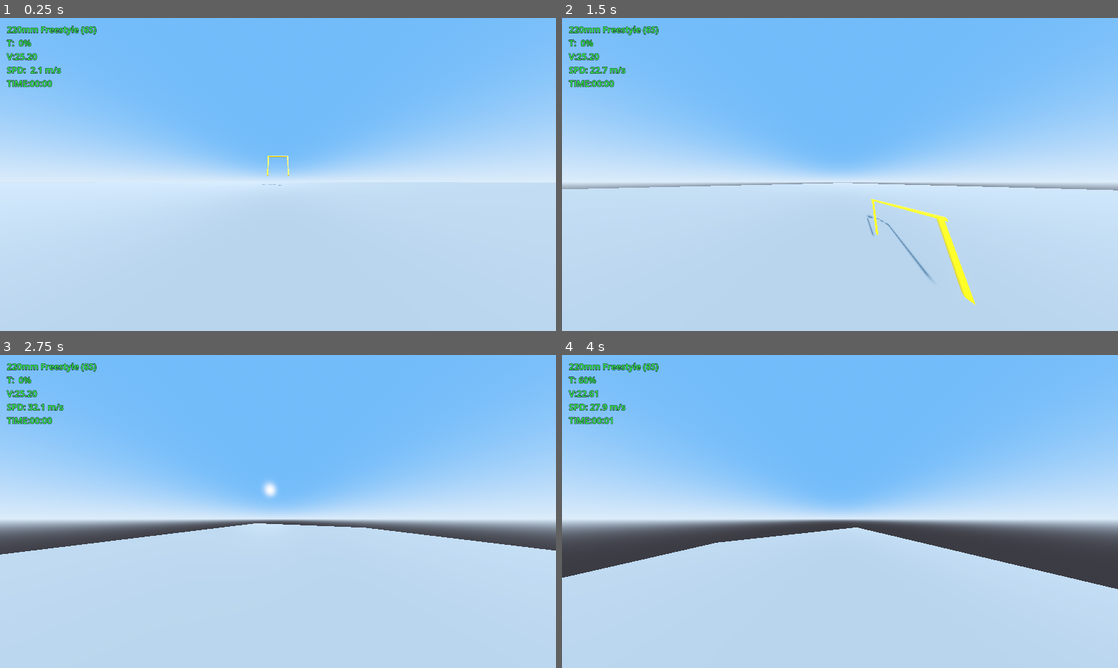
Above: before the commit, frames 1-4 (two rows, left to right).
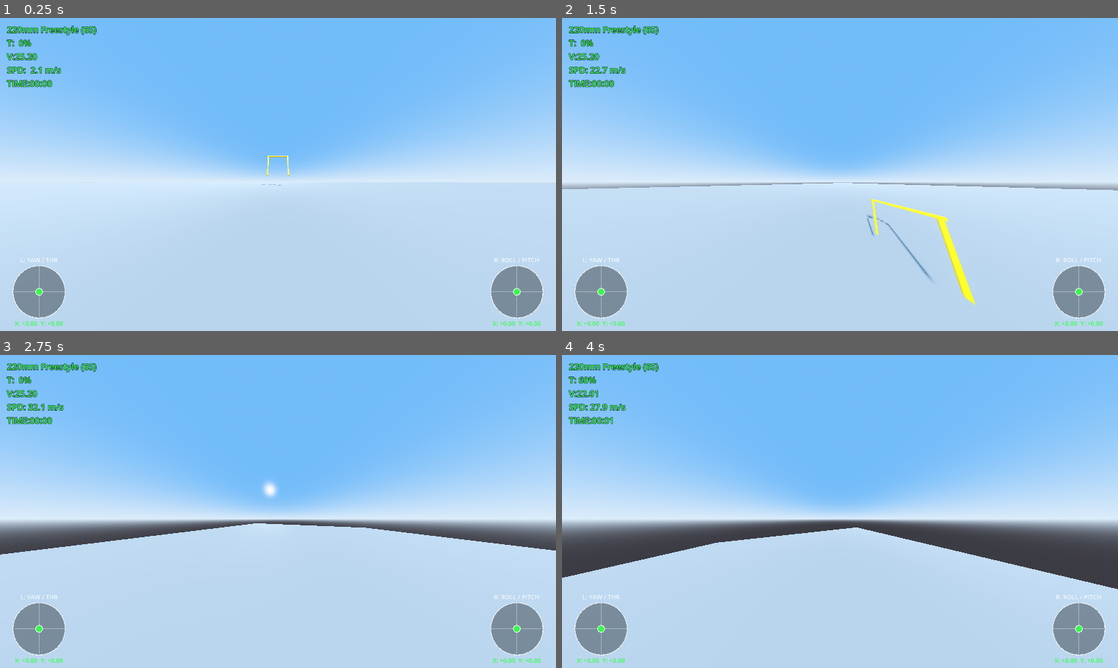
Above: after the commit, the same moments.

Repository: ocki45/fly-sim
Game: Godot game, scene res://scenes/main.tscn
Same seed, same stepped clock (60 frames per second), same inputs: the game is played once before the commit and once after it.
Inputs:
- Up to frame 1 (0.25 s): no input
- Up to frame 2 (1.5 s): hold D 0.53-1.28 s; hold S from 1.28 s (still down)
- Up to frame 3 (2.75 s): release S at 2.03 s; hold D from 2.03 s (still down)
- Up to frame 4 (4 s): release D at 2.78 s; hold W 2.78-3.53 s; hold A from 3.53 s (still down)

The runs differ from the first frame. In frame 1, 2.7% of the frame differs, in the area x 2-98%, y 76-99%; in frame 2, 2.7%; in frame 3, 2.7%; in frame 4, 2.7%.
Error before the commit: Parse Error: Identifier "JOY_AXIS_0" not declared in the current scope. (res://scripts/ui/stick_overlay.gd:22)

Commit message:
Fix Godot 4 joystick axis type errors in input and overlay scripts
- Replace non-existent JOY_AXIS_0/1/2/3 constants with explicit int values (0-3) in stick_overlay.gd to resolve parse errors regarding undefined identifiers and constant expressions.
- Add `as JoyAxis` type casting for all Input.get_joy_axis() calls in both stick_overlay.gd and input_handler.gd to satisfy Godot 4's strict typing requirements for the JoyAxis enum parameter.
- Update axis mapping comments in stick_overlay.gd to clarify that global JOY_AXIS constants are not available in Godot 4, requiring manual integer assignment and explicit casting.

Diff:
--- a/scripts/input/input_handler.gd
+++ b/scripts/input/input_handler.gd
@@ -58,10 +58,12 @@
 
 # Чтение со стиков аппаратуры
 func _read_joystick() -> void:
-	var raw_throttle := Input.get_joy_axis(_joy_id, JOY_AXIS_THROTTLE)
-	var raw_roll := Input.get_joy_axis(_joy_id, JOY_AXIS_ROLL)
-	var raw_pitch := Input.get_joy_axis(_joy_id, JOY_AXIS_PITCH)
-	var raw_yaw := Input.get_joy_axis(_joy_id, JOY_AXIS_YAW)
+	# `as JoyAxis` — приведение int-констант к enum-типу JoyAxis, который
+	# требует Input.get_joy_axis() в Godot 4 (иначе ошибка типизации).
+	var raw_throttle := Input.get_joy_axis(_joy_id, JOY_AXIS_THROTTLE as JoyAxis)
+	var raw_roll := Input.get_joy_axis(_joy_id, JOY_AXIS_ROLL as JoyAxis)
+	var raw_pitch := Input.get_joy_axis(_joy_id, JOY_AXIS_PITCH as JoyAxis)
+	var raw_yaw := Input.get_joy_axis(_joy_id, JOY_AXIS_YAW as JoyAxis)
 
 	# В Godot Y вниз = +1, а на аппаратуре газ вверх = -1 => инвертируем
 	raw_throttle = -raw_throttle
--- a/scripts/ui/stick_overlay.gd
+++ b/scripts/ui/stick_overlay.gd
@@ -18,11 +18,15 @@
 const PADDING := 30.0                # Отступ снизу/по бокам
 const FONT_SIZE := 14                # Размер подписей значений осей
 
-# Номера осей RadioMaster Pocket в режиме Joystick (Mode 2):
-const AXIS_YAW := JOY_AXIS_0         # Левый стик горизонталь
-const AXIS_THROTTLE := JOY_AXIS_1    # Левый стик вертикаль (без пружины)
-const AXIS_ROLL := JOY_AXIS_2        # Правый стик горизонталь
-const AXIS_PITCH := JOY_AXIS_3       # Правый стик вертикаль
+# Номера осей RadioMaster Pocket в режиме Joystick (Mode 2).
+# ВАЖНО: в Godot 4 НЕ существует глобальных констант JOY_AXIS_0... —
+# это был синтаксис Godot 3. Здесь используем обычные int-константы,
+# а при вызовах приводим их к JoyAxis через `as JoyAxis` (иначе статический
+# типизатор Godot 4 ругается: "Cannot pass a value of type int as JoyAxis").
+const AXIS_YAW: int = 0              # Левый стик горизонталь
+const AXIS_THROTTLE: int = 1         # Левый стик вертикаль (без пружины)
+const AXIS_ROLL: int = 2             # Правый стик горизонталь
+const AXIS_PITCH: int = 3            # Правый стик вертикаль
 
 var _joy_connected := false
 
@@ -51,10 +55,12 @@
 	var v_roll := 0.0
 	var v_pitch := 0.0
 	if _joy_connected and Input.is_joy_known(JOY_ID):
-		v_yaw = Input.get_joy_axis(JOY_ID, AXIS_YAW)
-		v_throttle = Input.get_joy_axis(JOY_ID, AXIS_THROTTLE)
-		v_roll = Input.get_joy_axis(JOY_ID, AXIS_ROLL)
-		v_pitch = Input.get_joy_axis(JOY_ID, AXIS_PITCH)
+		# `as JoyAxis` — приведение int-констант к enum-типу JoyAxis,
+		# требуемому сигнатурой Input.get_joy_axis() в Godot 4.
+		v_yaw = Input.get_joy_axis(JOY_ID, AXIS_YAW as JoyAxis)
+		v_throttle = Input.get_joy_axis(JOY_ID, AXIS_THROTTLE as JoyAxis)
+		v_roll = Input.get_joy_axis(JOY_ID, AXIS_ROLL as JoyAxis)
+		v_pitch = Input.get_joy_axis(JOY_ID, AXIS_PITCH as JoyAxis)
 
 	# --- Левый круг: Yaw (X) + Throttle (Y, ИНВЕРТИРОВАН: газ вверх = точка вверх)
 	var left_center := Vector2(PADDING + CIRCLE_R, size_px.y - PADDING - CIRCLE_R)
